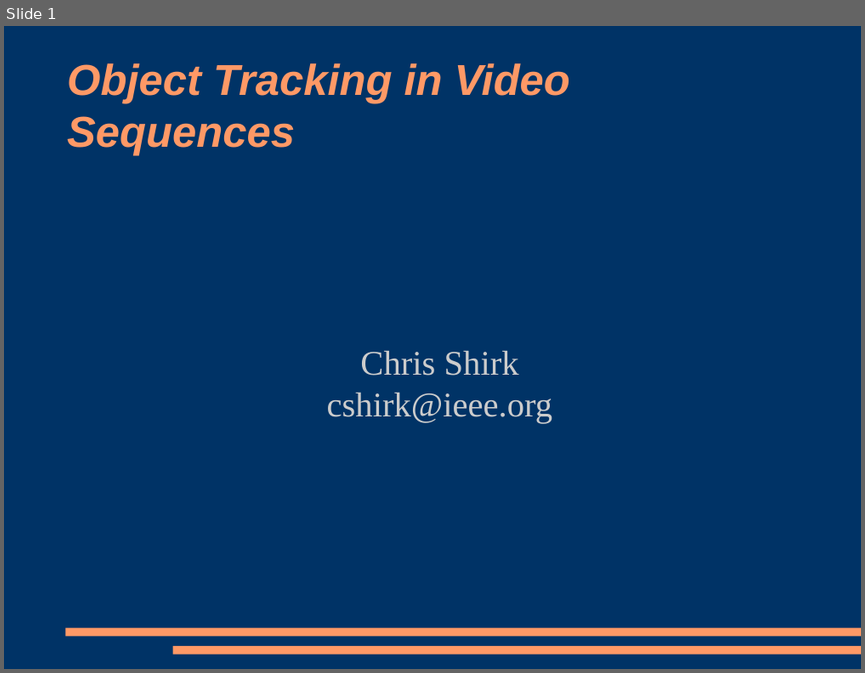
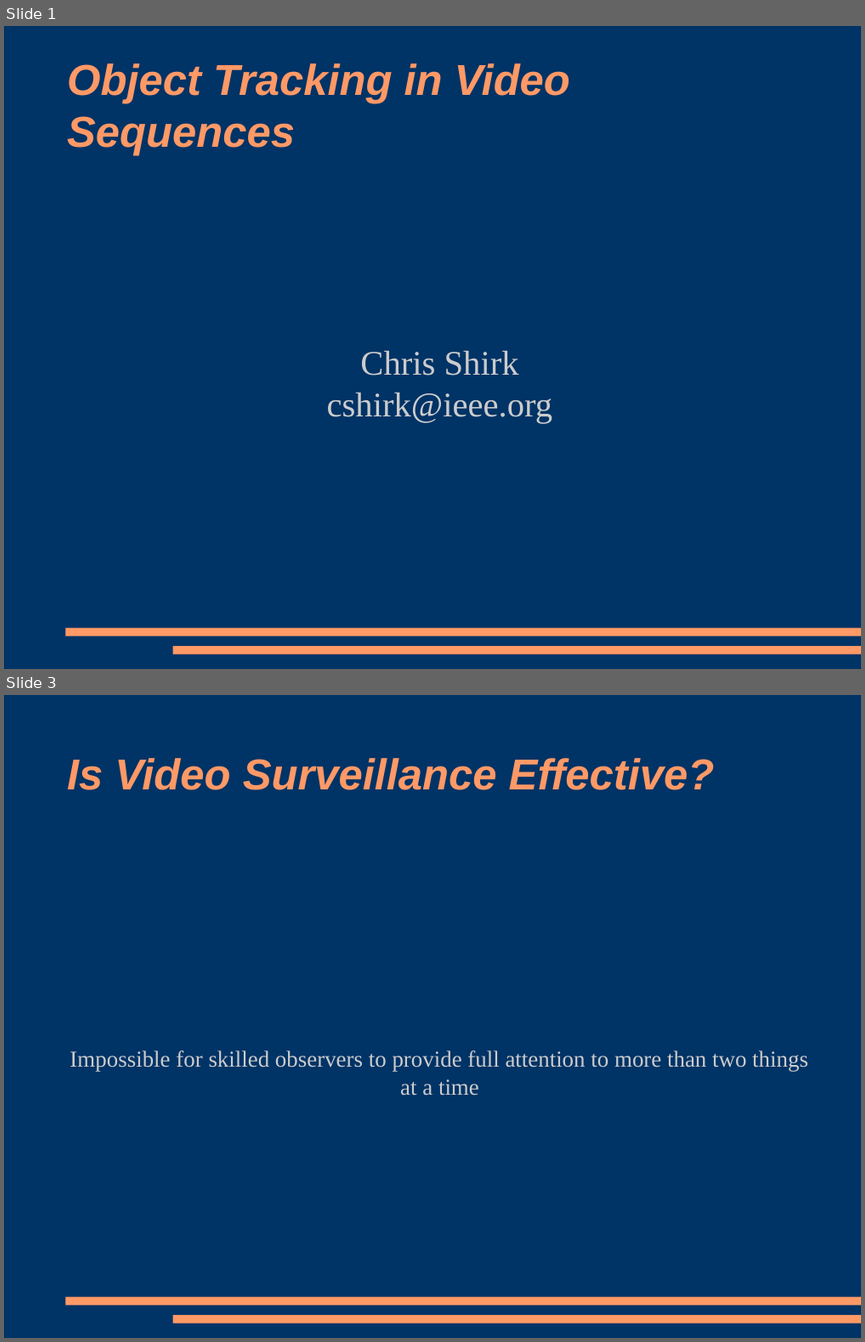
Before and after one commit to kisohag13/cshirk, a slide deck: image_processing/trunk/final_project/presentation.odp. Shown one above the other, each under a label of ours: slide 1 before the commit, slides 1 and 3 after it; the slides between them are not shown. The pictures are 865x673 and 865x1342 pixels, drawn with LibreOffice and Linux fonts; fonts in the diff are those of the drawing. Boxes give left, top, right and bottom in pixels: in the first picture for what was removed or moved away, otherwise in the second. Text is boxed around its words. In the diff, an @@ line names an element or a change of style, - is before the commit and + after.

```diff
--- a/image_processing/trunk/final_project/presentation.odp
+++ b/image_processing/trunk/final_project/presentation.odp
@@ slide 3 added at [4,695,861,1338], background #003366; not listed: 2 template elements that a slide beside it also shows @@
@@ title added at [67,758,715,790], 40 pt, text #FF9966, bold, italic @@
+Is Video Surveillance Effective?
@@ subtitle added at [69,1050,808,1095], 21.2 pt, text #CCCCCC @@
+Impossible for skilled observers to provide full attention to more than two things at a time
```
Also in this commit, not shown: 1 other slide added, 1 slide removed, 1 other file.
